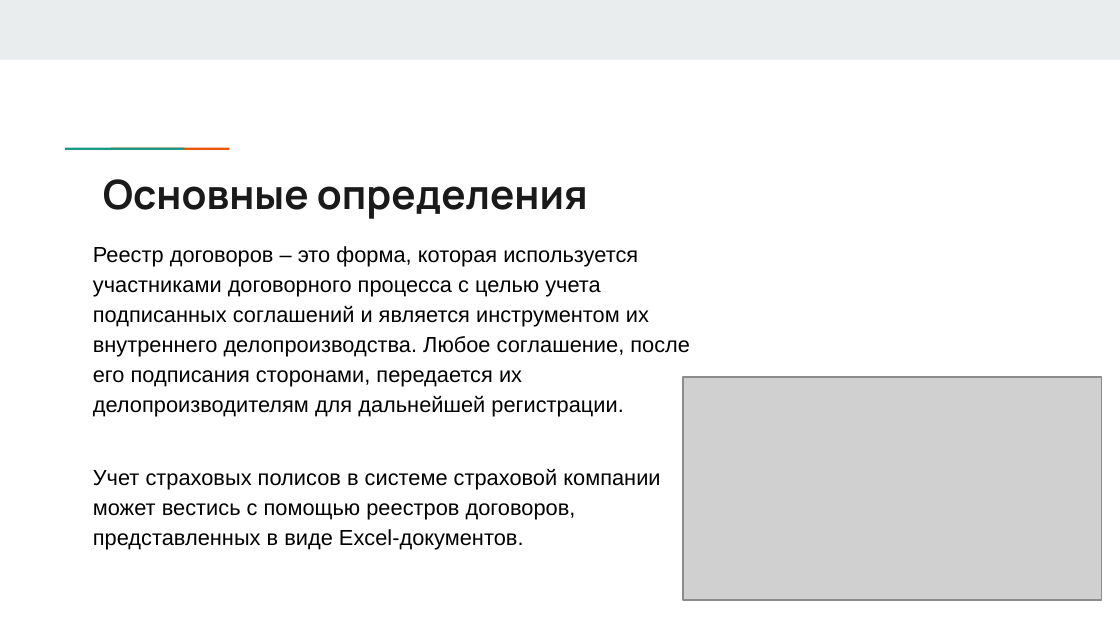
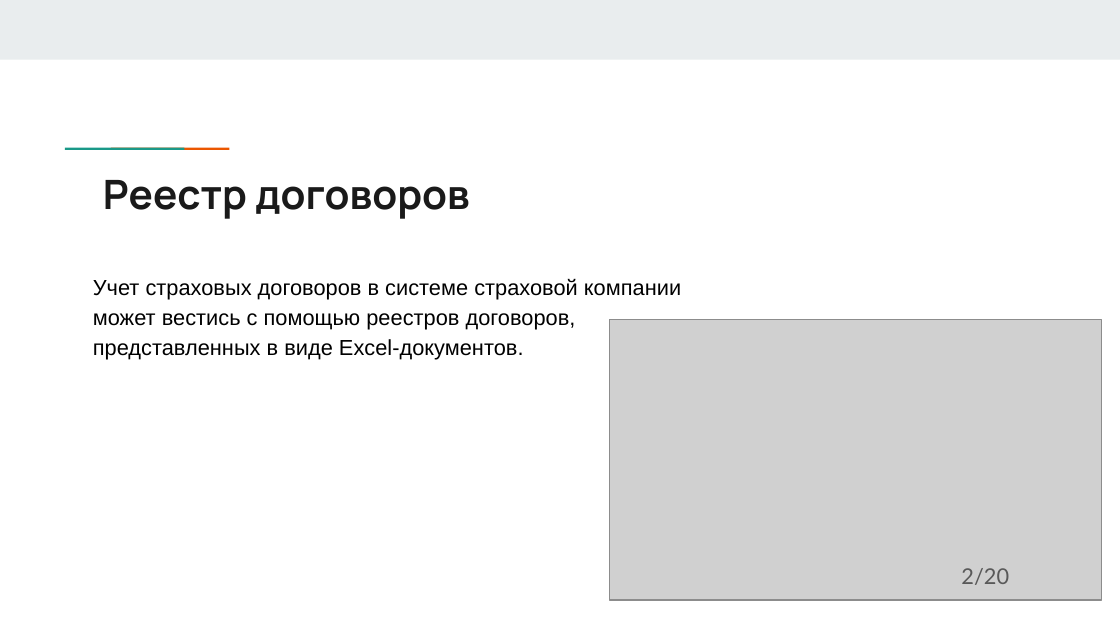
Before and after one commit to DaNkOMeN/MyDiplom, a slide deck: slide 3 of Последняя версия презентации.pptx. Drawn at 1120x630 pixels with LibreOffice and Linux fonts; fonts in the diff are those of the drawing; grey boxes stand for pictures. Boxes give left, top, right and bottom in pixels: in the first picture for what was removed or moved away, otherwise in the second. Text is boxed around its words. In the diff, an @@ line names an element or a change of style, - is before the commit and + after.

```diff
--- a/Последняя версия презентации.pptx
+++ b/Последняя версия презентации.pptx
@@ title at <box>103,180,470,219</box>: text changed @@
-Основные определения
+Реестр договоров
@@ text at <box>93,278,681,359</box>: text changed @@
-Реестр договоров – это форма, которая используется участниками договорного процесса с целью учета подписанных соглашений и является инструментом их внутреннего делопроизводства. Любое соглашение, после его подписания сторонами, передается их делопроизводителям для дальнейшей регистрации.
-Учет страховых полисов в системе страховой компании может вестись с помощью реестров договоров, представленных в виде Excel-документов.
+Учет страховых договоров в системе страховой компании может вестись с помощью реестров договоров, представленных в виде Excel-документов.
@@ picture: place and size @@
-picture at <box>683,377,1102,600</box>
+picture at <box>609,320,1102,600</box>
@@ text added at <box>961,568,1009,585</box>, 14 pt, text #595959 @@
+2/20
```
Also in this commit, not shown: 16 other slides changed, 3 slides added, 2 slides removed, 3 other files.
